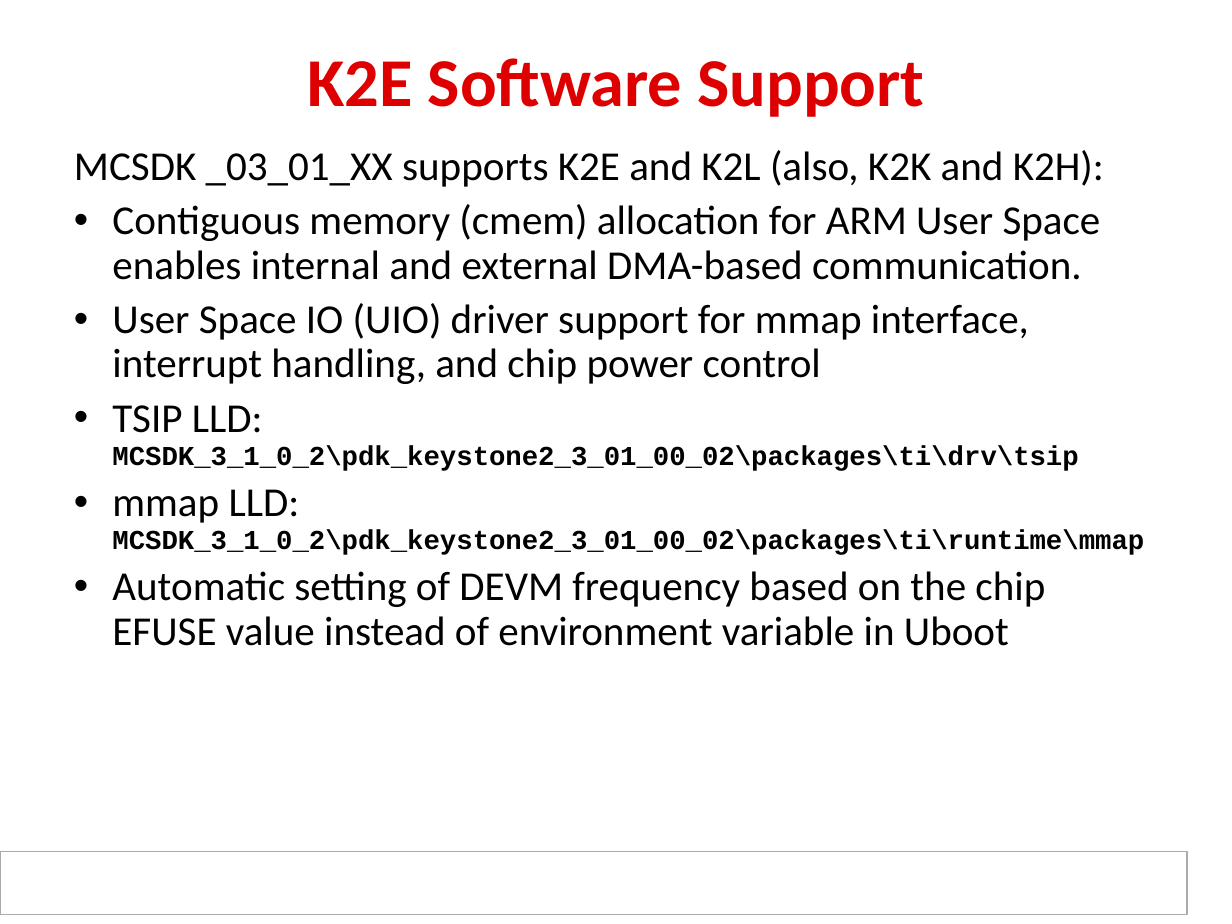
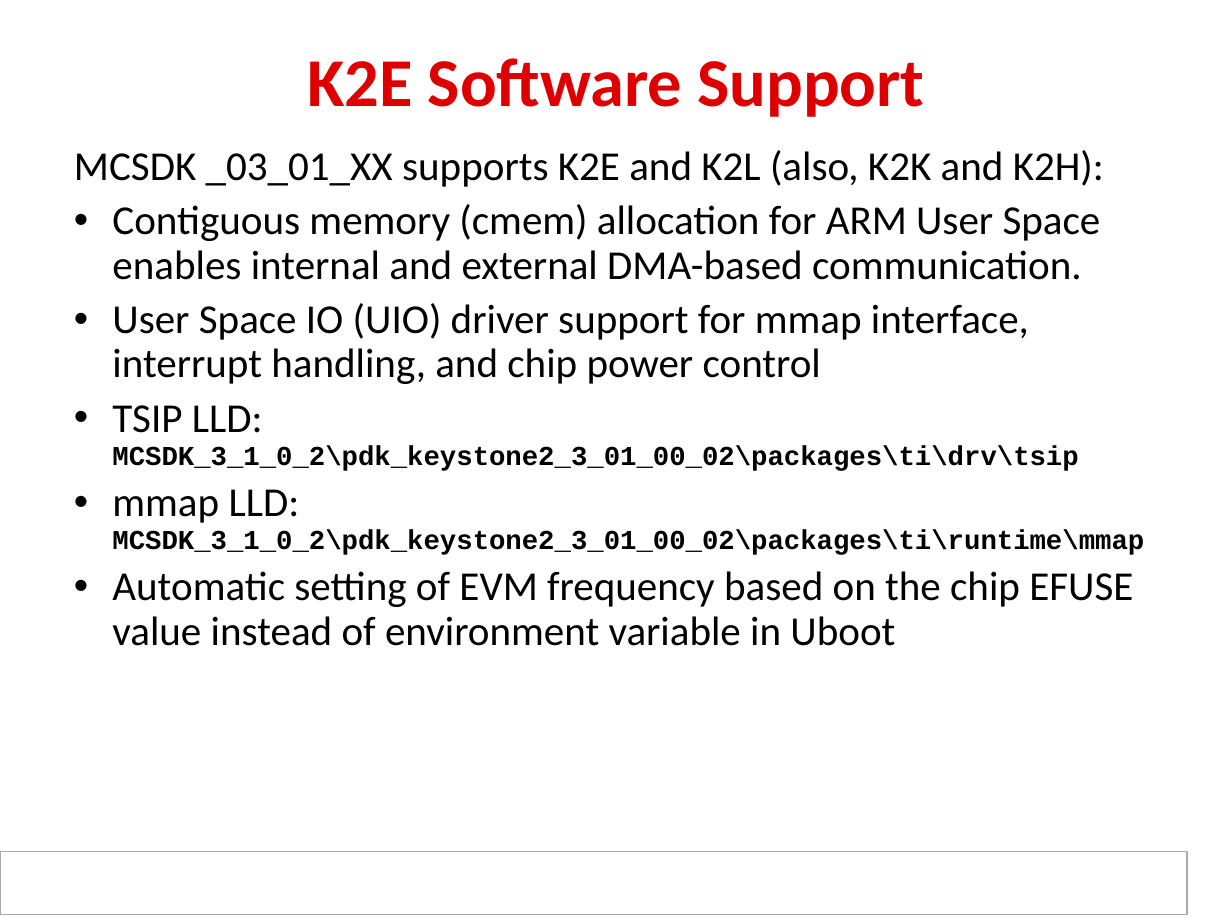
Before and after one commit to hari1989/keystone-workshop, a slide deck: slide 26 of slides/KeyStone_Edison.pptx. Drawn at 1232x924 pixels with LibreOffice and Linux fonts; fonts in the diff are those of the drawing; background and template pictures are left out. Boxes give left, top, right and bottom in pixels: in the first picture for what was removed or moved away, otherwise in the second. Text is boxed around its words. In the diff, an @@ line names an element or a change of style, - is before the commit and + after.

```diff
--- a/slides/KeyStone_Edison.pptx
+++ b/slides/KeyStone_Edison.pptx
@@ text at bbox=[112, 571, 1133, 646]: text changed @@
-  • Automatic setting of DEVM frequency based on the chip EFUSE value instead of environment variable in Uboot
+  • Automatic setting of EVM frequency based on the chip EFUSE value instead of environment variable in Uboot
```
Also in this commit, not shown: 12 other slides changed.
